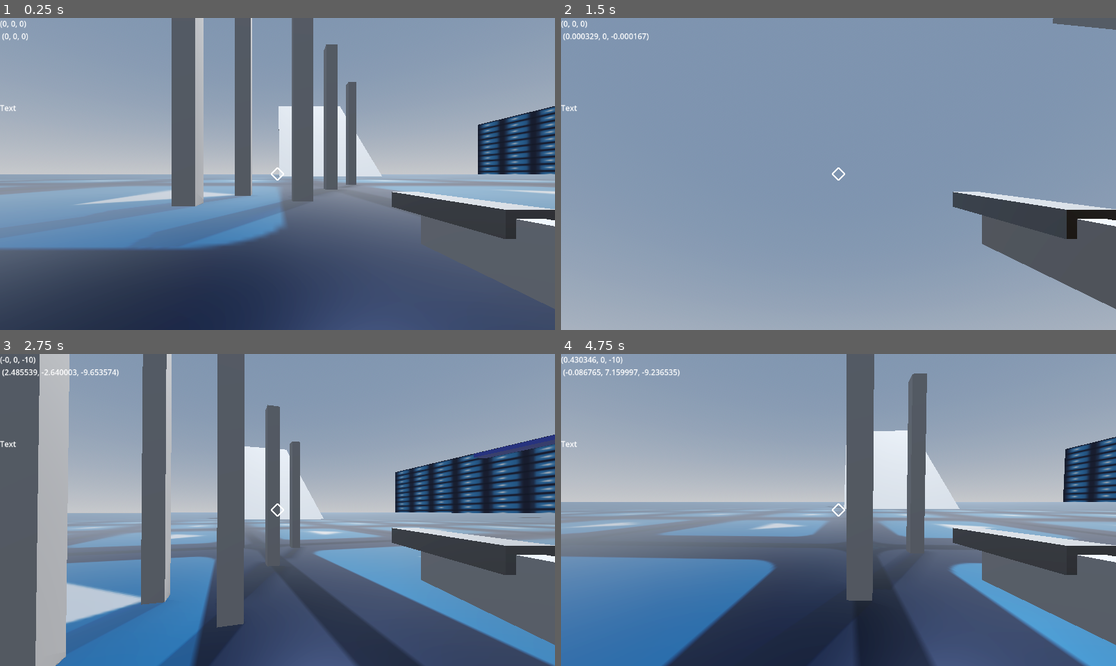
Above: before the commit, frames 1-4 (two rows, left to right).
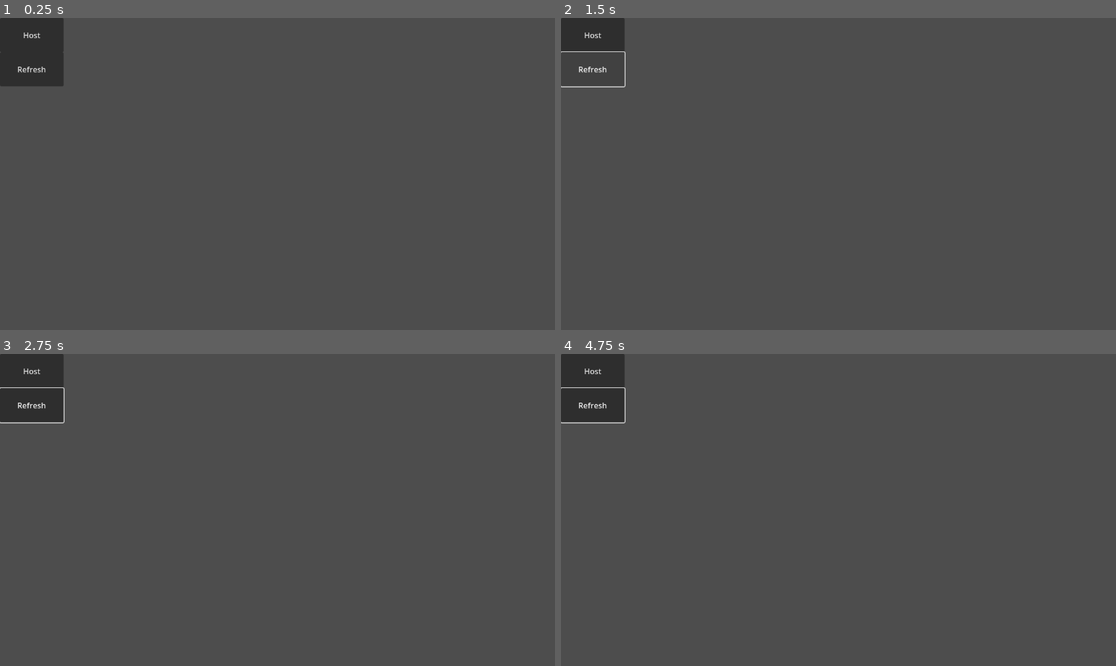
Above: after the commit, the same moments.

Repository: Joel-png/prototype
Game: Godot game, scene res://main.tscn
The game is run twice, just before and just after one commit, with the same random seed, the same clock (stepped at 60 frames per second) and the same inputs. Before the commit the project starts from res://world.tscn. The engine's default icon, where the game draws it, is replaced by a stand-in: a white triangle on a blue panel in a dark square.
Inputs (mouse positions are in pixels of both pictures, inside the frame that each line leads up to):
- Up to frame 1 (0.25 s): no input
- Up to frame 2 (1.5 s): click (594, 33) at 0.5 s, where only the run after the commit has a clickable "Host"; click (594, 67) at 1.25 s, where only the run after the commit has a clickable "Refresh"
- Up to frame 3 (2.75 s): tap Enter at 2 s; move the mouse to (305, 510) at 2.02 s; press the mouse at (305, 510) at 2.03 s; hold W (up) from 2.03 s (still down); tap Space (jump) at 2.27 s
- Up to frame 4 (4.75 s): keep holding W (up); move the mouse to (810, 510) at 2.77 s; release the mouse at (810, 510) at 2.78 s; click (810, 510) at 2.85 s; tap Space (jump) at 3.02, 4.52 s; move the mouse to (849, 503) at 3.52 s; press the mouse at (849, 503) at 3.53 s; move the mouse to (832, 516) at 4.27 s; release the mouse at (832, 516) at 4.28 s; click (832, 516) at 4.35 s

The runs differ from the first frame. In frame 1, 87% of the frame differs, in the area x 0-100%, y 0-100%; in frame 2, 94%; in frame 3, 81%; in frame 4, 92%.
Error after the commit: Parse Error: Identifier "SteamMultiplayerPeer" not declared in the current scope. (res://Scripts/main.gd:4)

Commit message:
working multiplayer

Diff:
--- a/Scripts/Holdable.gd
+++ b/Scripts/Holdable.gd
@@ -9,10 +9,10 @@
 
 
 func action():
-	print("Action called on Holdable item")
+	return
 
 func end_action():
-	print("Action called on Holdable item")
+	return
 
 func deselect():
 	scene.visible = false
--- a/Scripts/Player.gd
+++ b/Scripts/Player.gd
@@ -48,6 +48,7 @@
 
 
 func _ready():
+	camera.current = is_multiplayer_authority()
 	Input.set_mouse_mode(Input.MOUSE_MODE_CAPTURED)
 	camera_cast.set_target_position(Vector3(0, 0, -1 * GRAPPLE_RAY_MAX))
 	for object in hotbar:
@@ -65,6 +66,8 @@
 		camera.rotation.x = clamp(camera.rotation.x, deg_to_rad(-90), deg_to_rad(90))
 
 func _physics_process(delta: float) -> void:
+	if !is_multiplayer_authority():
+		return
 
 	hotbar_logic()
 
--- /dev/null
+++ b/Scripts/main.gd
@@ -0,0 +1,66 @@
+extends Node3D
+
+var lobby_id = 0
+var peer = SteamMultiplayerPeer.new()
+
+@onready var multiplayer_spawner = $MultiplayerSpawner
+
+# Called when the node enters the scene tree for the first time.
+func _ready() -> void:
+	multiplayer_spawner.spawn_function = spawn_level
+	peer.lobby_created.connect(_on_lobby_created)
+	Steam.lobby_match_list.connect(on_lobby_match_list)
+	open_lobby_list()
+
+func spawn_level(data):
+	var a = (load(data) as PackedScene).instantiate()
+	return a
+
+func _on_host_pressed() -> void:
+	peer.create_lobby(SteamMultiplayerPeer.LOBBY_TYPE_PUBLIC)
+	multiplayer.multiplayer_peer = peer
+	multiplayer_spawner.spawn("res://world.tscn")
+	$Host.hide()
+	$Refresh.hide()
+	$LobbyContainer/Lobbies.hide()
+
+func join_lobby(id):
+	peer.connect_lobby(id)
+	multiplayer.multiplayer_peer = peer
+	lobby_id = id
+	print(lobby_id)
+	$Host.hide()
+	$Refresh.hide()
+	$LobbyContainer/Lobbies.hide()
+
+func _on_lobby_created(connect, id):
+	if connect:
+		lobby_id = id
+		#Steam.setLobbyData(lobby_id, "name", str("Joel test Lobby" + Steam.getPersonaName()))
+		Steam.setLobbyData(lobby_id, "name", str("Joel test lobby"))
+		Steam.setLobbyJoinable(lobby_id, true)
+		print(lobby_id)
+
+func open_lobby_list():
+	Steam.addRequestLobbyListDistanceFilter(Steam.LOBBY_DISTANCE_FILTER_WORLDWIDE)
+	Steam.addRequestLobbyListStringFilter("name", "Joel test lobby", Steam.LOBBY_COMPARISON_EQUAL)
+	Steam.requestLobbyList()
+
+func on_lobby_match_list(lobbies):
+	for lobby in lobbies:
+		var lobby_name = Steam.getLobbyData(lobby, "name")
+		var mem_count = Steam.getNumLobbyMembers(lobby)
+
+		var but = Button.new()
+		but.set_text(str(lobby_name, " | Player Count: ", mem_count))
+		but.set_size(Vector2(100, 5))
+		but.connect("pressed", Callable(self, "join_lobby").bind(lobby))
+
+		$LobbyContainer/Lobbies.add_child(but)
+
+
+func _on_refresh_pressed():
+	if $LobbyContainer/Lobbies.get_child_count() > 0:
+		for n in $LobbyContainer/Lobbies.get_children():
+			n.queue_free()
+	open_lobby_list()
--- /dev/null
+++ b/Scripts/multiplayer_spawner.gd
@@ -0,0 +1,21 @@
+extends MultiplayerSpawner
+
+var players = {}
+@export var player_scene : PackedScene
+# Called when the node enters the scene tree for the first time.
+func _ready() -> void:
+	spawn_function = spawn_player
+	if is_multiplayer_authority():
+		spawn(1)
+		multiplayer.peer_connected.connect(spawn)
+		multiplayer.peer_disconnected.connect(remove_player)
+
+func spawn_player(data):
+	var p = player_scene.instantiate()
+	p.set_multiplayer_authority(data)
+	players[data] = p
+	return p
+
+func remove_player(data):
+	players[data].queue_free()
+	players.erase(data)
--- /dev/null
+++ b/Scripts/steam.gd
@@ -0,0 +1,13 @@
+extends Node
+
+
+# Called when the node enters the scene tree for the first time.
+func _ready():
+	OS.set_environment("SteamAppID", str(480))
+	OS.set_environment("SteamGameID", str(480))
+	Steam.steamInitEx()
+
+
+# Called every frame. 'delta' is the elapsed time since the previous frame.
+func _process(delta):
+	Steam.run_callbacks()
--- a/crosshair.tscn
+++ b/crosshair.tscn
@@ -1,6 +1,6 @@
 [gd_scene load_steps=2 format=3 uid="uid://dcy6qmu5knesv"]
 
-[ext_resource type="Script" path="res://crosshair.gd" id="1_6msl1"]
+[ext_resource type="Script" path="res://Scripts/crosshair.gd" id="1_6msl1"]
 
 [node name="Crosshair" type="Control"]
 layout_mode = 3
--- /dev/null
+++ b/main.tscn
@@ -0,0 +1,39 @@
+[gd_scene load_steps=3 format=3 uid="uid://dkx2mmf38ebyy"]
+
+[ext_resource type="Script" path="res://Scripts/main.gd" id="1_q0nqa"]
+[ext_resource type="Script" path="res://Scripts/steam.gd" id="1_q4kdg"]
+
+[node name="main" type="Node3D"]
+script = ExtResource("1_q0nqa")
+
+[node name="Steam" type="Node" parent="."]
+script = ExtResource("1_q4kdg")
+
+[node name="Host" type="Button" parent="."]
+offset_right = 132.0
+offset_bottom = 71.0
+text = "Host"
+metadata/_edit_use_anchors_ = true
+
+[node name="Refresh" type="Button" parent="."]
+offset_top = 71.0
+offset_right = 132.0
+offset_bottom = 142.0
+text = "Refresh"
+metadata/_edit_use_anchors_ = true
+
+[node name="MultiplayerSpawner" type="MultiplayerSpawner" parent="."]
+spawn_path = NodePath("../Level")
+
+[node name="LobbyContainer" type="ScrollContainer" parent="."]
+offset_left = 132.0
+offset_right = 546.0
+offset_bottom = 330.0
+
+[node name="Lobbies" type="VBoxContainer" parent="LobbyContainer"]
+layout_mode = 2
+
+[node name="Level" type="Node3D" parent="."]
+
+[connection signal="pressed" from="Host" to="." method="_on_host_pressed"]
+[connection signal="pressed" from="Refresh" to="." method="_on_refresh_pressed"]
--- a/player.tscn
+++ b/player.tscn
@@ -7,6 +7,14 @@
 
 [sub_resource type="ConvexPolygonShape3D" id="ConvexPolygonShape3D_65i5w"]
 points = PackedVector3Array(-0.125207, -0.532801, -0.480507, 0.0227831, 0.47607, 0.498884, 0.169713, 0.559144, 0.464172 …(924 unchanged characters)…
+
+[sub_resource type="SceneReplicationConfig" id="SceneReplicationConfig_504ej"]
+properties/0/path = NodePath(".:position")
+properties/0/spawn = true
+properties/0/replication_mode = 1
+properties/1/path = NodePath(".:rotation")
+properties/1/spawn = true
+properties/1/replication_mode = 1
 
 [node name="Player" type="CharacterBody3D"]
 script = ExtResource("1_i527r")
@@ -49,3 +57,6 @@
 [node name="Crosshair" parent="PlayerHead/Camera3D" instance=ExtResource("2_72jpy")]
 
 [node name="PlayerGrapplePivot" type="Node3D" parent="."]
+
+[node name="MultiplayerSynchronizer" type="MultiplayerSynchronizer" parent="."]
+replication_config = SubResource("SceneReplicationConfig_504ej")
--- a/project.godot
+++ b/project.godot
@@ -11,7 +11,7 @@
 [application]
 
 config/name="prototype"
-run/main_scene="res://world.tscn"
+run/main_scene="res://main.tscn"
 config/features=PackedStringArray("4.3", "Forward Plus")
 config/icon="res://icon.svg"
 
--- a/world.tscn
+++ b/world.tscn
@@ -1,7 +1,8 @@
-[gd_scene load_steps=10 format=3 uid="uid://dshywy58vc6s7"]
+[gd_scene load_steps=11 format=3 uid="uid://dshywy58vc6s7"]
 
 [ext_resource type="Texture2D" uid="uid://c30wrgy8qb2q7" path="res://icon.svg" id="1_ooc0k"]
 [ext_resource type="PackedScene" uid="uid://dqvqvqgmttuvl" path="res://player.tscn" id="2_6vsb2"]
+[ext_resource type="Script" path="res://Scripts/multiplayer_spawner.gd" id="3_lu5lj"]
 
 [sub_resource type="ProceduralSkyMaterial" id="ProceduralSkyMaterial_q50i2"]
 sky_horizon_color = Color(0.64625, 0.65575, 0.67075, 1)
@@ -67,8 +68,6 @@
 use_collision = true
 size = Vector3(500, 0.001, 500)
 material = SubResource("StandardMaterial3D_o7y4f")
-
-[node name="Player" parent="." instance=ExtResource("2_6vsb2")]
 
 [node name="CSGBox3D2" type="CSGBox3D" parent="."]
 transform = Transform3D(1, 0, 0, 0, 7.01141, 0, 0, 0, 1, -3.99517, 6.32823, -9.09839)
@@ -141,3 +140,10 @@
 transform = Transform3D(1, 0, 0, 0, 4.51013, 0.765652, 0, -5.3683, 0.643255, 32.0649, 34.2903, -163.876)
 use_collision = true
 size = Vector3(61.8309, 15.7396, 1)
+
+[node name="Players" type="Node3D" parent="."]
+
+[node name="MultiplayerSpawner" type="MultiplayerSpawner" parent="."]
+spawn_path = NodePath("../Players")
+script = ExtResource("3_lu5lj")
+player_scene = ExtResource("2_6vsb2")
Renamed: crosshair.gd -> Scripts/crosshair.gd
Not shown, changed: export_presets.cfg
Not shown: 1 places in player.tscn that only renumber resources
